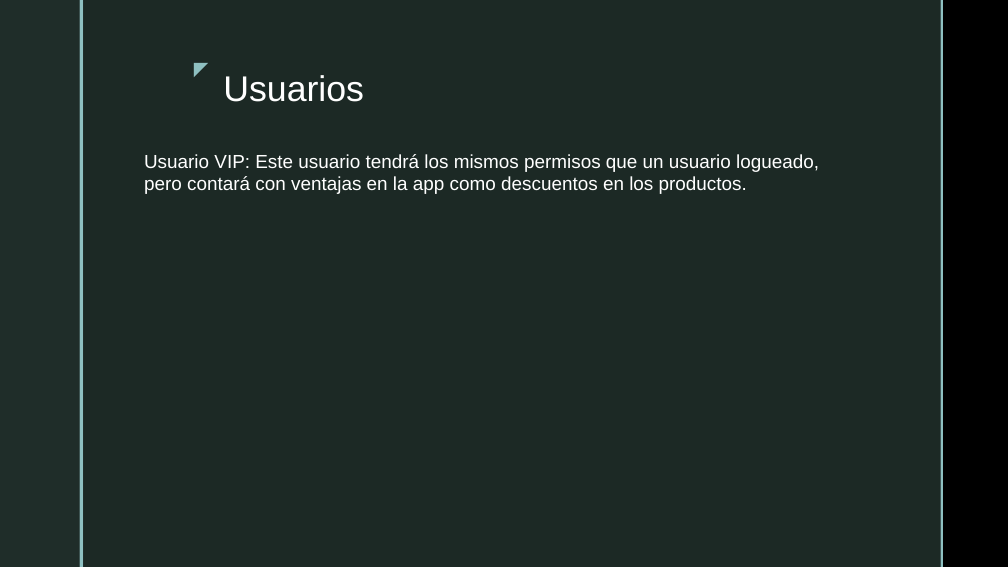
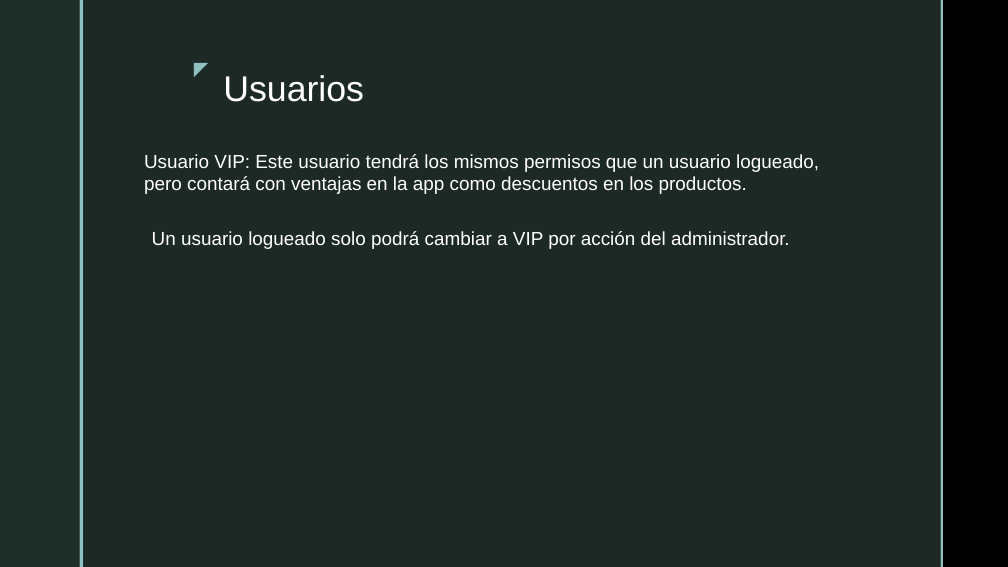
Before and after one commit to JGalera22/PuzzlesJavi, a slide deck: slide 6 of presentacion.pptx. Drawn at 1008x567 pixels with LibreOffice and Linux fonts; fonts in the diff are those of the drawing; background and template pictures are left out. Boxes give left, top, right and bottom in pixels: in the first picture for what was removed or moved away, otherwise in the second. Text is boxed around its words. In the diff, an @@ line names an element or a change of style, - is before the commit and + after.

```diff
--- a/presentacion.pptx
+++ b/presentacion.pptx
@@ text added at <box>152,231,790,249</box>, 18 pt, text #FFFFFF @@
+Un usuario logueado solo podrá cambiar a VIP por acción del administrador.
```
Also in this commit, not shown: 2 other slides changed, 1 slide added, 1 other file.
